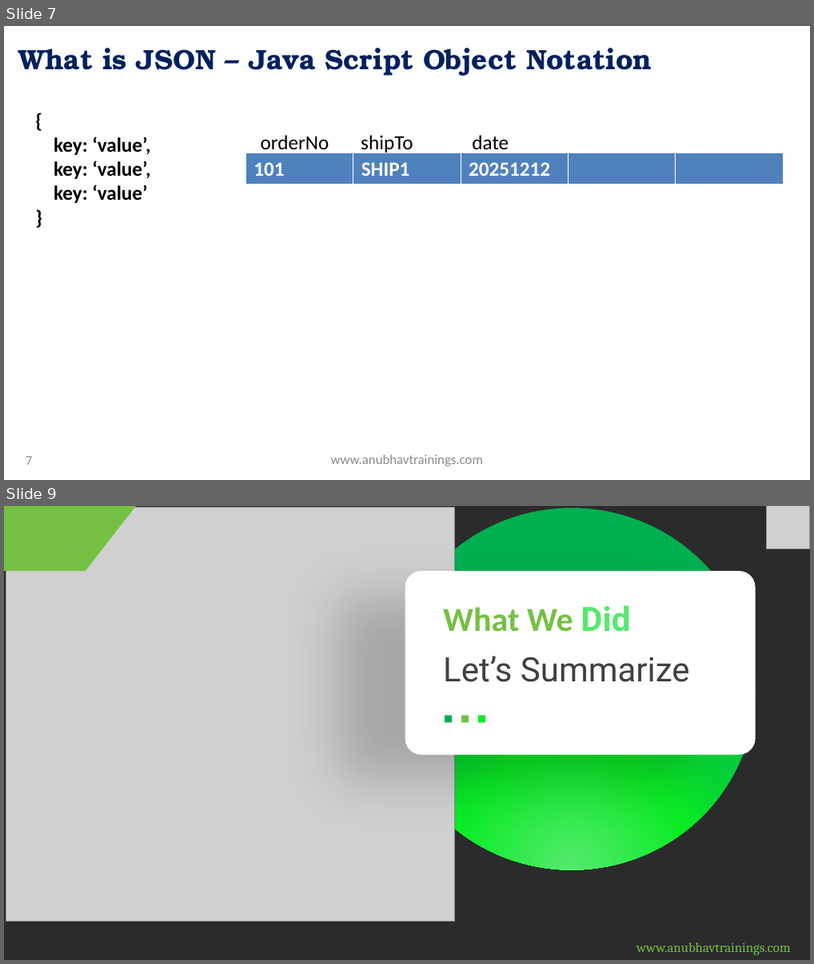
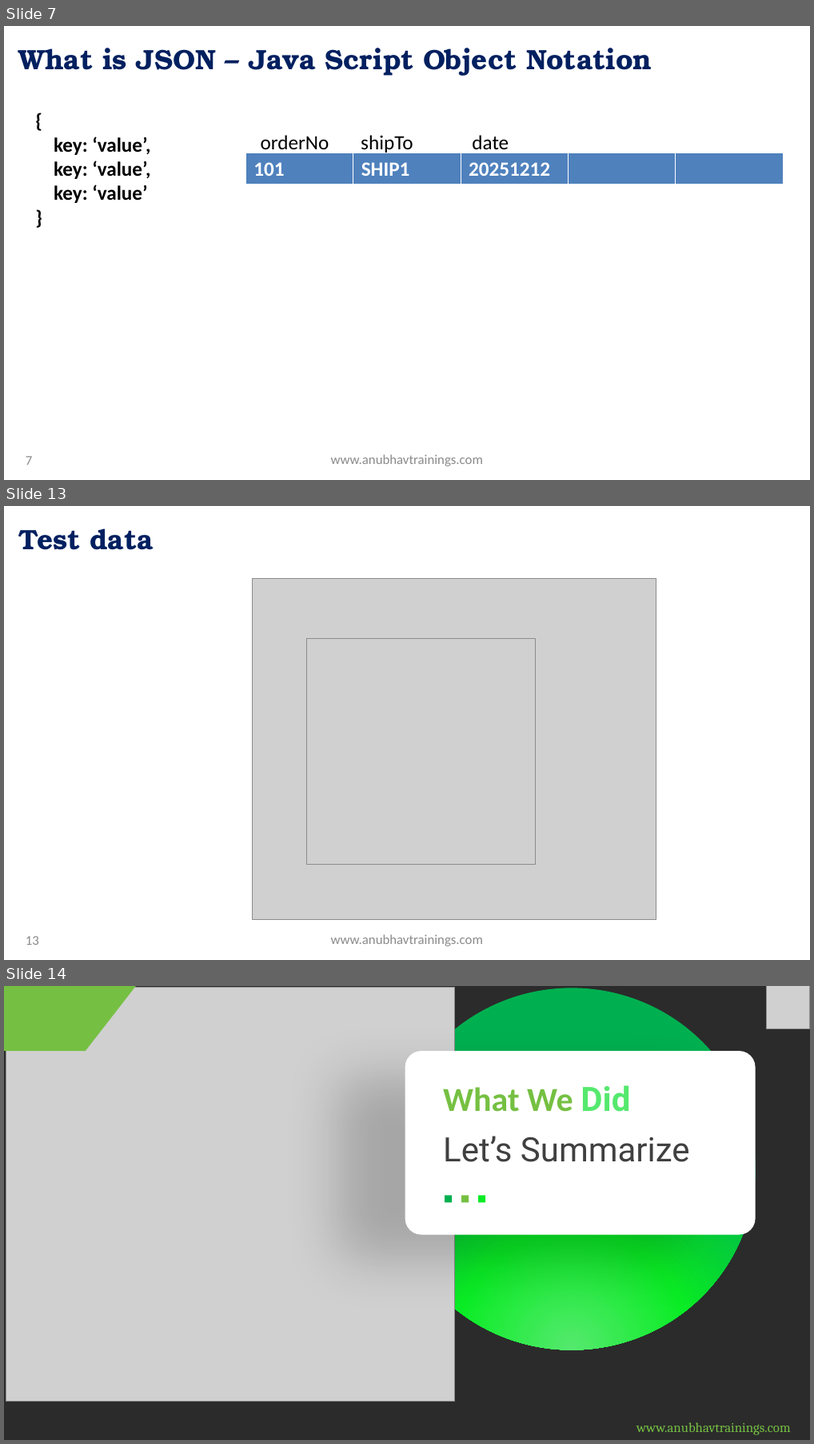
Before and after one commit to soyuztechnologies/SAP_Build_End_to_End, a slide deck: Day 21/SAP Build Training Day 21.pptx. Shown one above the other, each under a label of ours: slides 7 and 9 before the commit, slides 7, 13 and 14 after it; the slides between them are not shown. The pictures are 814x964 and 814x1444 pixels, drawn with LibreOffice and Linux fonts; fonts in the diff are those of the drawing; grey boxes stand for pictures; background and template pictures are left out; a plain dark background stands for a picture behind light text. Boxes give left, top, right and bottom in pixels: in the first picture for what was removed or moved away, otherwise in the second. Text is boxed around its words. In the diff, an @@ line names an element or a change of style, - is before the commit and + after.

```diff
--- a/Day 21/SAP Build Training Day 21.pptx
+++ b/Day 21/SAP Build Training Day 21.pptx
@@ slide 13 added at box(4, 506, 810, 960), background picture (left out) @@
@@ title added at box(18, 528, 154, 550), 25 pt, text gradient #002060 to #0070C0, bold @@
+Test data
@@ picture added at box(252, 579, 656, 920) @@
@@ picture added at box(307, 639, 535, 865) @@
@@ page number added at box(26, 936, 39, 944), 12 pt, text #8C8C8C @@
+13
@@ text added at box(331, 934, 483, 946), 12 pt, text #8C8C8C @@
+www.anubhavtrainings.com
@@ what was slide 9 is now slide 14 @@
```
Also in this commit, not shown: 4 other slides added, 2 other files.
